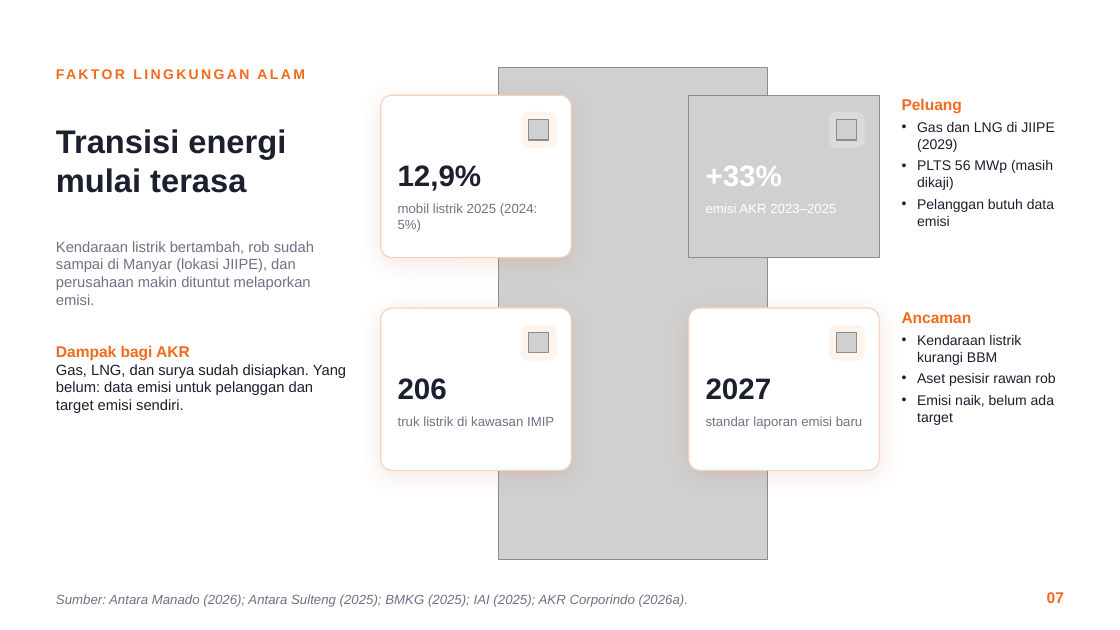
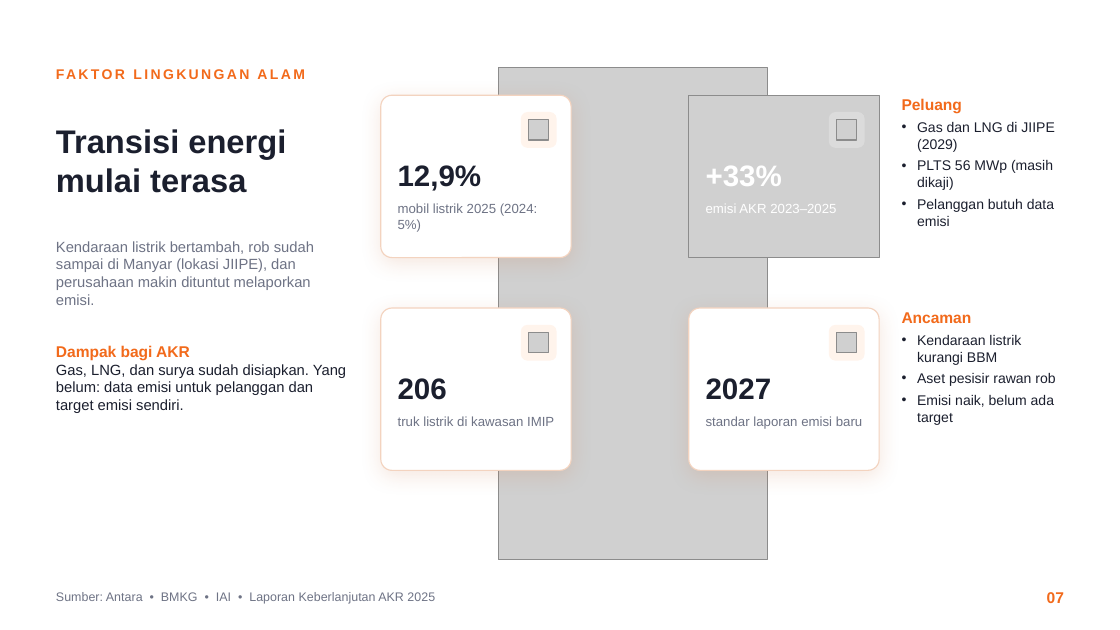
Before and after one commit to aslihabnuri/Dom-Manipulation, a slide deck: slide 7 of output-paper-GBE/Presentasi GBE - Aulia Sisca Rahmadiyanti - SEMBA 51A - PT AKR Corporindo Tbk.pptx. Drawn at 1120x630 pixels with LibreOffice and Linux fonts; fonts in the diff are those of the drawing; grey boxes stand for pictures; background and template pictures are left out. Boxes give left, top, right and bottom in pixels: in the first picture for what was removed or moved away, otherwise in the second. Text is boxed around its words. In the diff, an @@ line names an element or a change of style, - is before the commit and + after.

```diff
--- a/output-paper-GBE/Presentasi GBE - Aulia Sisca Rahmadiyanti - SEMBA 51A - PT AKR Corporindo Tbk.pptx
+++ b/output-paper-GBE/Presentasi GBE - Aulia Sisca Rahmadiyanti - SEMBA 51A - PT AKR Corporindo Tbk.pptx
@@ text at [56,592,435,604]: text changed; size 8.5 to 8 pt; italic off @@
-Sumber: Antara Manado (2026); Antara Sulteng (2025); BMKG (2025); IAI (2025); AKR Corporindo (2026a).
+Sumber: Antara • BMKG • IAI • Laporan Keberlanjutan AKR 2025
```
Also in this commit, not shown: 8 other slides changed, 1 slide added, 1 slide removed, 3 other files.
